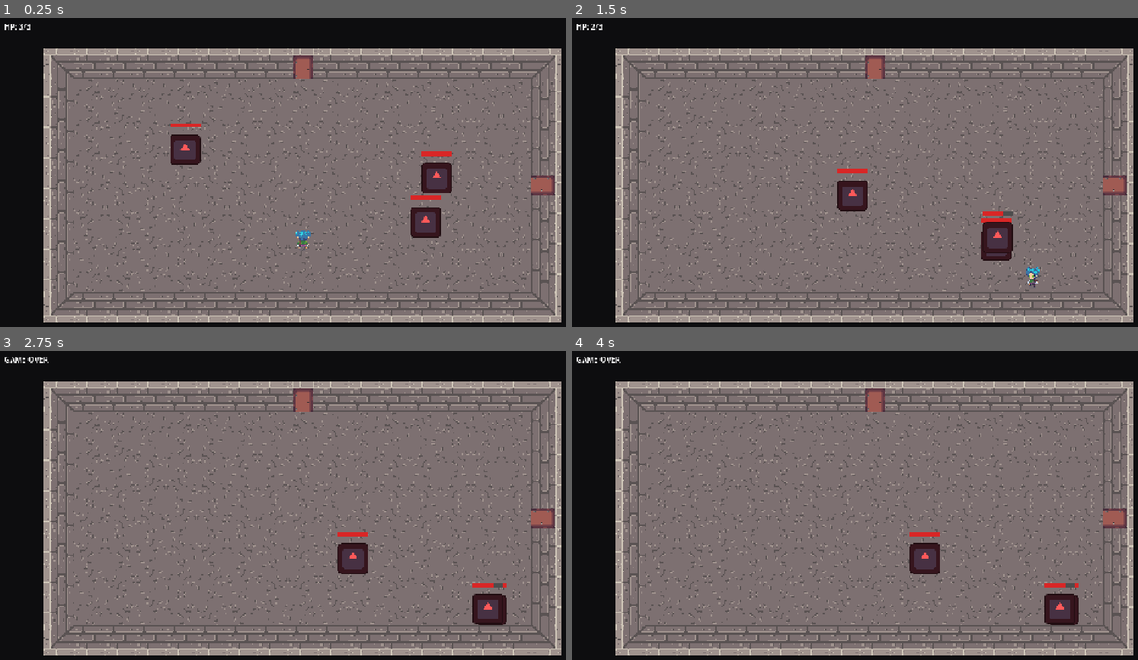
Above: before the commit, frames 1-4 (two rows, left to right).
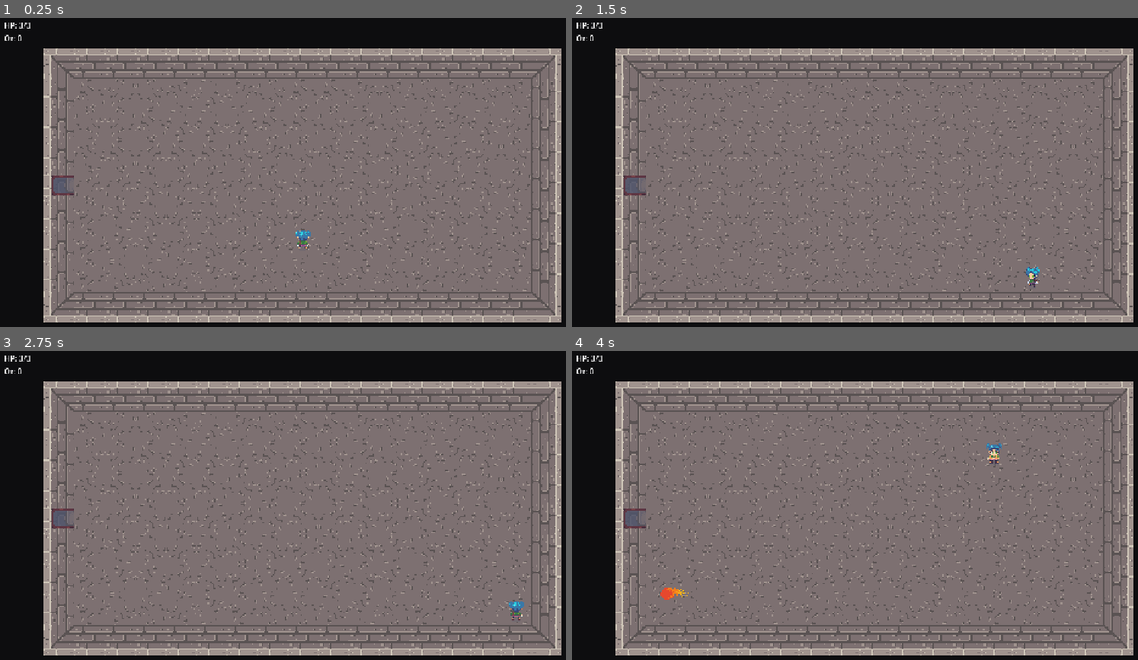
Above: after the commit, the same moments.

Repository: Elehos/the-happiness-of-bouboules
Game: Godot game, scene res://scenes/main/main.tscn
Same seed, same stepped clock (60 frames per second), same inputs: the game is played once before the commit and once after it. The engine's default icon, where the game draws it, is replaced by a stand-in: a white triangle on a blue panel in a dark square.
Inputs (mouse positions are in pixels of both pictures, inside the frame that each line leads up to):
- Up to frame 1 (0.25 s): no input
- Up to frame 2 (1.5 s): tap Enter at 0.5 s; move the mouse to (1007, 169) at 0.52 s; hold D (move_right) 0.53-1.28 s; click (1007, 169) at 0.67 s; move the mouse to (753, 203) at 1.27 s; hold S (move_down) from 1.28 s (still down)
- Up to frame 3 (2.75 s): move the mouse to (362, 443) at 2.02 s; release S (move_down) at 2.03 s; hold D (move_right) from 2.03 s (still down)
- Up to frame 4 (4 s): tap Space at 2.75 s; move the mouse to (843, 585) at 2.77 s; release D (move_right) at 2.78 s; hold W (move_up) 2.78-3.53 s; click (843, 585) at 2.92 s; move the mouse to (1058, 570) at 3.52 s; hold A (move_left) from 3.53 s (still down)

The runs differ from the first frame. In frame 1, 9.9% of the frame differs, in the area x 0-100%, y 1-89%; in frame 2, 9.6%; in frame 3, 9.7%; in frame 4, 9.8%.

Commit message:
Add multi-room floor system, gold loot, and coin persistence
- Generate a connected floor of rooms (FloorGenerator) with a single
  persistent player moving between them instead of one static arena.
- Doors carry a direction, lock while their room has live enemies, and
  gate crossings behind a brief per-player cooldown so walking straight
  across a small cleared room can't carry the player out the far door.
- Seed each room's RNG from its coordinate so revisiting reproduces the
  same floor pattern and (while uncleared) the same enemies.
- Fix wall colliders leaving a real gap at each door slot instead of
  sealing the whole side.
- Add gold pickups (50% enemy drop chance) with a HUD counter; coins
  left uncollected in a room are saved and respawn on return.
- Fix contact damage only triggering once instead of every second while
  touching an enemy.

Diff:
--- a/the-happiness-of-bouboules/scenes/enemies/basic_enemy.gd
+++ b/the-happiness-of-bouboules/scenes/enemies/basic_enemy.gd
@@ -2,6 +2,9 @@
 
 const SPEED := 90.0
 const MAX_HEALTH := 3
+const COIN_DROP_CHANCE := 0.5
+
+const CoinScene := preload("res://scenes/items/coin.tscn")
 
 signal died
 
@@ -25,7 +28,15 @@
 func take_damage(amount: int) -> void:
 	health -= amount
 	if health <= 0:
+		_drop_loot()
 		died.emit()
 		queue_free()
 		return
 	health_bar.set_health(health, MAX_HEALTH)
+
+
+func _drop_loot() -> void:
+	if randf() < COIN_DROP_CHANCE:
+		var coin: Node2D = CoinScene.instantiate()
+		get_parent().add_child(coin)
+		coin.global_position = global_position
--- a/the-happiness-of-bouboules/scenes/environment/door.gd
+++ b/the-happiness-of-bouboules/scenes/environment/door.gd
@@ -3,14 +3,20 @@
 const CLOSED_TEXTURE := preload("res://assets/tileset/porte.png")
 const OPEN_TEXTURE := preload("res://assets/tileset/porte ouvert.png")
 
+signal player_passed(direction: Vector2i)
+
 var is_open := false
+var direction := Vector2i.ZERO
+var passed := false
 
 @onready var sprite: Sprite2D = $Sprite2D
 @onready var collision_shape: CollisionShape2D = $CollisionShape2D
+@onready var pass_area: Area2D = $PassArea
 
 
 func _ready() -> void:
 	sprite.texture = CLOSED_TEXTURE
+	pass_area.body_entered.connect(_on_pass_area_body_entered)
 
 
 func open() -> void:
@@ -27,3 +33,23 @@
 	is_open = false
 	sprite.texture = CLOSED_TEXTURE
 	collision_shape.set_deferred("disabled", false)
+
+
+func _on_pass_area_body_entered(body: Node) -> void:
+	# The room swap that follows (reparenting the player, freeing the old
+	# room) mutates the scene tree; doing that from inside this physics
+	# callback corrupts the physics step, so defer the signal past it. The
+	# reparenting also seems to make the physics server re-report the same
+	# overlap several times in one step, so latch after the first pass to
+	# avoid queuing several room swaps for a single crossing.
+	if passed or not is_open or not body.is_in_group("player"):
+		return
+	# The player just arrived in this room and is still on their door
+	# cooldown: don't consume this door's one-shot latch for what is really
+	# still the entry crossing settling down (e.g. every door in a cleared
+	# room is open, so walking straight in could otherwise carry them
+	# straight out the far side).
+	if body.door_cooldown_left > 0.0:
+		return
+	passed = true
+	call_deferred("emit_signal", "player_passed", direction)
--- a/the-happiness-of-bouboules/scenes/environment/door.tscn
+++ b/the-happiness-of-bouboules/scenes/environment/door.tscn
@@ -13,3 +13,10 @@
 
 [node name="CollisionShape2D" type="CollisionShape2D" parent="."]
 shape = SubResource("RectangleShape2D_door")
+
+[node name="PassArea" type="Area2D" parent="."]
+collision_layer = 0
+collision_mask = 2
+
+[node name="CollisionShape2D" type="CollisionShape2D" parent="PassArea"]
+shape = SubResource("RectangleShape2D_door")
--- /dev/null
+++ b/the-happiness-of-bouboules/scenes/items/coin.gd
@@ -0,0 +1,13 @@
+extends Area2D
+
+const VALUE := 1
+
+
+func _ready() -> void:
+	body_entered.connect(_on_body_entered)
+
+
+func _on_body_entered(body: Node) -> void:
+	if body.is_in_group("player") and body.has_method("add_gold"):
+		body.add_gold(VALUE)
+		queue_free()
--- /dev/null
+++ b/the-happiness-of-bouboules/scenes/items/coin.tscn
@@ -0,0 +1,18 @@
+[gd_scene load_steps=3 format=3]
+
+[ext_resource type="Script" path="res://scenes/items/coin.gd" id="1"]
+[ext_resource type="Texture2D" path="res://assets/rewards/coin.png" id="2"]
+
+[sub_resource type="CircleShape2D" id="CircleShape2D_coin"]
+radius = 10.0
+
+[node name="Coin" type="Area2D" groups=["coins"]]
+collision_layer = 0
+collision_mask = 2
+script = ExtResource("1")
+
+[node name="Sprite2D" type="Sprite2D" parent="."]
+texture = ExtResource("2")
+
+[node name="CollisionShape2D" type="CollisionShape2D" parent="."]
+shape = SubResource("CircleShape2D_coin")
--- a/the-happiness-of-bouboules/scenes/main/arena.gd
+++ b/the-happiness-of-bouboules/scenes/main/arena.gd
@@ -2,13 +2,12 @@
 
 const BasicEnemyScene := preload("res://scenes/enemies/basic_enemy.tscn")
 const DoorScene := preload("res://scenes/environment/door.tscn")
+const CoinScene := preload("res://scenes/items/coin.tscn")
 
 const MIN_ENEMIES := 1
 const MAX_ENEMIES := 3
 
-# Chance for a door to appear at each cardinal point; at least one door is
-# always placed so the room is never fully sealed.
-const DOOR_CHANCE := 0.5
+const ENTRY_BUFFER := 56.0
 
 const TILE_SIZE := 32
 const ROOM_WIDTH_TILES := 15
@@ -27,14 +26,22 @@
 const FLIP_V := 8192
 const TRANSPOSE := 16384
 
-@onready var player: Node2D = $Player
 @onready var camera: Camera2D = $Camera2D
 @onready var floor_layer: TileMapLayer = $FloorLayer
 @onready var walls_layer: TileMapLayer = $WallsLayer
 @onready var walls_body: StaticBody2D = $Walls
 
-var doors: Array[Node] = []
+signal door_passed(direction: Vector2i)
+
+var player: Node2D
+var doors: Dictionary = {}  # Vector2i direction -> Door node
 var enemies_alive := 0
+var cleared := false
+
+# Seeded per room coordinate so revisiting a room reproduces the exact same
+# floor pattern and (while uncleared) the same enemies, instead of the room
+# looking "regenerated" every time it's reloaded.
+var rng := RandomNumberGenerator.new()
 
 # Center of the room and half-extent of its floor, in Arena-local pixels.
 # Computed from the tile grid so an odd tile count still centers correctly.
@@ -42,15 +49,35 @@
 var room_half_size := Vector2.ZERO
 
 
-func _ready() -> void:
+# Called by Main right after instancing this room. player_ref is the single,
+# persistent Player instance that moves from room to room; entry_direction
+# says which door it should appear next to (Vector2i.ZERO for the start room).
+func configure(coord: Vector2i, door_directions: Array, is_cleared: bool, player_ref: Node2D, entry_direction: Vector2i, coin_positions: Array = []) -> void:
+	player = player_ref
+	cleared = is_cleared
+	rng.seed = coord.x * 92821 + coord.y * 68917
+
+	if player.is_inside_tree():
+		player.reparent(self, false)
+	else:
+		add_child(player)
+
 	var origin := _build_room()
 	_position_room(origin)
-	_spawn_doors(origin)
-
-	var enemy_count := randi_range(MIN_ENEMIES, MAX_ENEMIES)
-	enemies_alive = enemy_count
-	for i in enemy_count:
-		_spawn_enemy()
+	_spawn_doors(origin, door_directions)
+	_build_wall_colliders(origin, door_directions)
+	_place_player(entry_direction)
+
+	for coin_position in coin_positions:
+		_spawn_coin(coin_position)
+
+	if cleared:
+		_open_doors()
+	else:
+		var enemy_count := rng.randi_range(MIN_ENEMIES, MAX_ENEMIES)
+		enemies_alive = enemy_count
+		for i in enemy_count:
+			_spawn_enemy()
 
 
 func _build_room() -> Vector2i:
@@ -80,11 +107,11 @@
 	# The floor tile has no "up" direction, so any of the 8 flip/rotation
 	# combinations looks fine; this just breaks up the visible repetition.
 	var transform := 0
-	if randf() < 0.5:
+	if rng.randf() < 0.5:
 		transform |= FLIP_H
-	if randf() < 0.5:
+	if rng.randf() < 0.5:
 		transform |= FLIP_V
-	if randf() < 0.5:
+	if rng.randf() < 0.5:
 		transform |= TRANSPOSE
 	return transform
 
@@ -97,35 +124,73 @@
 	room_half_size = Vector2(ROOM_WIDTH_TILES, ROOM_HEIGHT_TILES) * TILE_SIZE / 2.0
 
 	camera.position = room_center
-	player.position = room_center + Vector2(0.0, room_half_size.y * 0.5)
-
-	_build_wall_colliders()
-
-
-func _build_wall_colliders() -> void:
+
+
+func _place_player(entry_direction: Vector2i) -> void:
+	var pos := room_center
+	if entry_direction == Vector2i(0, -1):
+		pos += Vector2(0.0, -room_half_size.y + ENTRY_BUFFER)
+	elif entry_direction == Vector2i(0, 1):
+		pos += Vector2(0.0, room_half_size.y - ENTRY_BUFFER)
+	elif entry_direction == Vector2i(-1, 0):
+		pos += Vector2(-room_half_size.x + ENTRY_BUFFER, 0.0)
+	elif entry_direction == Vector2i(1, 0):
+		pos += Vector2(room_half_size.x - ENTRY_BUFFER, 0.0)
+	else:
+		pos += Vector2(0.0, room_half_size.y * 0.5)
+	player.position = pos
+	player.door_cooldown_left = player.DOOR_COOLDOWN
+
+
+func _build_wall_colliders(origin: Vector2i, door_directions: Array) -> void:
 	var half_x := room_half_size.x
 	var half_y := room_half_size.y
 	var half_tile := TILE_SIZE / 2.0
+	var configs := _door_configs(origin)
+
+	# World-space center of each door slot, if that side has one, so the
+	# wall collider on that side can leave a gap there instead of sealing it.
+	var door_centers := {}
+	for direction in door_directions:
+		var cell: Vector2i = configs[direction]["cell"]
+		door_centers[direction] = Vector2((cell.x + 0.5) * TILE_SIZE, (cell.y + 0.5) * TILE_SIZE)
 
 	# Top/bottom colliders span the full outer width (including corners);
 	# left/right only span the inner height between them. Same layout as
 	# the wall tiles themselves, just as plain rectangles.
-	_add_wall_collider(
-		room_center + Vector2(0.0, -half_y - half_tile),
-		Vector2(half_x * 2.0 + TILE_SIZE * 2.0, TILE_SIZE)
-	)
-	_add_wall_collider(
-		room_center + Vector2(0.0, half_y + half_tile),
-		Vector2(half_x * 2.0 + TILE_SIZE * 2.0, TILE_SIZE)
-	)
-	_add_wall_collider(
-		room_center + Vector2(-half_x - half_tile, 0.0),
-		Vector2(TILE_SIZE, half_y * 2.0)
-	)
-	_add_wall_collider(
-		room_center + Vector2(half_x + half_tile, 0.0),
-		Vector2(TILE_SIZE, half_y * 2.0)
-	)
+	_add_horizontal_wall(room_center.y - half_y - half_tile, half_x, door_centers.get(Vector2i(0, -1)))
+	_add_horizontal_wall(room_center.y + half_y + half_tile, half_x, door_centers.get(Vector2i(0, 1)))
+	_add_vertical_wall(room_center.x - half_x - half_tile, half_y, door_centers.get(Vector2i(-1, 0)))
+	_add_vertical_wall(room_center.x + half_x + half_tile, half_y, door_centers.get(Vector2i(1, 0)))
+
+
+func _add_horizontal_wall(y: float, half_x: float, door_center) -> void:
+	var full_half_width := half_x + TILE_SIZE
+	if door_center == null:
+		_add_wall_collider(Vector2(room_center.x, y), Vector2(full_half_width * 2.0, TILE_SIZE))
+		return
+
+	var gap_half := TILE_SIZE / 2.0
+	var left_edge := room_center.x - full_half_width
+	var right_edge := room_center.x + full_half_width
+	var left_width: float = door_center.x - gap_half - left_edge
+	var right_width: float = right_edge - (door_center.x + gap_half)
+	_add_wall_collider(Vector2(left_edge + left_width / 2.0, y), Vector2(left_width, TILE_SIZE))
+	_add_wall_collider(Vector2(right_edge - right_width / 2.0, y), Vector2(right_width, TILE_SIZE))
+
+
+func _add_vertical_wall(x: float, half_y: float, door_center) -> void:
+	if door_center == null:
+		_add_wall_collider(Vector2(x, room_center.y), Vector2(TILE_SIZE, half_y * 2.0))
+		return
+
+	var gap_half := TILE_SIZE / 2.0
+	var top_edge := room_center.y - half_y
+	var bottom_edge := room_center.y + half_y
+	var top_height: float = door_center.y - gap_half - top_edge
+	var bottom_height: float = bottom_edge - (door_center.y + gap_half)
+	_add_wall_collider(Vector2(x, top_edge + top_height / 2.0), Vector2(TILE_SIZE, top_height))
+	_add_wall_collider(Vector2(x, bottom_edge - bottom_height / 2.0), Vector2(TILE_SIZE, bottom_height))
 
 
 func _add_wall_collider(local_position: Vector2, size: Vector2) -> void:
@@ -137,37 +202,38 @@
 	walls_body.add_child(collision)
 
 
-func _spawn_doors(origin: Vector2i) -> void:
+func _door_configs(origin: Vector2i) -> Dictionary:
 	# One slot at the middle of each side; matches where a straight wall
-	# tile would otherwise sit, so the door drops in place of it.
-	var cells := [
-		origin + Vector2i(ROOM_WIDTH_TILES / 2, -1),                # top
-		origin + Vector2i(ROOM_WIDTH_TILES / 2, ROOM_HEIGHT_TILES), # bottom
-		origin + Vector2i(-1, ROOM_HEIGHT_TILES / 2),               # left
-		origin + Vector2i(ROOM_WIDTH_TILES, ROOM_HEIGHT_TILES / 2), # right
-	]
-	# Top/right were correct; bottom and left face the opposite way, so they
-	# need the mirrored rotation instead of reusing top/right's.
-	var rotations := [0.0, PI, -PI / 2.0, PI / 2.0]
-
-	var order := range(cells.size())
-	order.shuffle()
-
-	var placed := 0
-	for i in order.size():
-		var index: int = order[i]
-		var is_last_chance := i == order.size() - 1
-		if randf() < DOOR_CHANCE or (placed == 0 and is_last_chance):
-			_spawn_door(cells[index], rotations[index])
-			placed += 1
-
-
-func _spawn_door(cell: Vector2i, door_rotation: float) -> void:
+	# tile would otherwise sit, so the door drops in place of it. Top/right
+	# use rotation 0/PI-2; bottom/left face the opposite way and need the
+	# mirrored rotation instead of reusing top/right's.
+	return {
+		Vector2i(0, -1): {"cell": origin + Vector2i(ROOM_WIDTH_TILES / 2, -1), "rotation": 0.0},
+		Vector2i(0, 1): {"cell": origin + Vector2i(ROOM_WIDTH_TILES / 2, ROOM_HEIGHT_TILES), "rotation": PI},
+		Vector2i(-1, 0): {"cell": origin + Vector2i(-1, ROOM_HEIGHT_TILES / 2), "rotation": -PI / 2.0},
+		Vector2i(1, 0): {"cell": origin + Vector2i(ROOM_WIDTH_TILES, ROOM_HEIGHT_TILES / 2), "rotation": PI / 2.0},
+	}
+
+
+func _spawn_doors(origin: Vector2i, door_directions: Array) -> void:
+	var configs := _door_configs(origin)
+	for direction in door_directions:
+		var config: Dictionary = configs[direction]
+		_spawn_door(direction, config["cell"], config["rotation"])
+
+
+func _spawn_door(direction: Vector2i, cell: Vector2i, door_rotation: float) -> void:
 	var door: Node2D = DoorScene.instantiate()
 	add_child(door)
 	door.position = Vector2((cell.x + 0.5) * TILE_SIZE, (cell.y + 0.5) * TILE_SIZE)
 	door.rotation = door_rotation
-	doors.append(door)
+	door.direction = direction
+	door.player_passed.connect(_on_door_passed)
+	doors[direction] = door
+
+
+func _on_door_passed(direction: Vector2i) -> void:
+	door_passed.emit(direction)
 
 
 func _spawn_enemy() -> void:
@@ -180,11 +246,28 @@
 func _on_enemy_died() -> void:
 	enemies_alive -= 1
 	if enemies_alive <= 0:
+		cleared = true
 		_open_doors()
 
 
+func _spawn_coin(position: Vector2) -> void:
+	var coin: Node2D = CoinScene.instantiate()
+	add_child(coin)
+	coin.position = position
+
+
+# Read by Main before this room is torn down, so any coins the player left
+# behind can be respawned at the same spot next time this room is loaded.
+func get_coin_positions() -> Array:
+	var positions := []
+	for child in get_children():
+		if child.is_in_group("coins"):
+			positions.append(child.position)
+	return positions
+
+
 func _open_doors() -> void:
-	for door in doors:
+	for door in doors.values():
 		if is_instance_valid(door):
 			door.open()
 
@@ -194,8 +277,8 @@
 	var attempts := 0
 	while attempts < 20:
 		pos = room_center + Vector2(
-			randf_range(-room_half_size.x + SPAWN_MARGIN, room_half_size.x - SPAWN_MARGIN),
-			randf_range(-room_half_size.y + SPAWN_MARGIN, room_half_size.y - SPAWN_MARGIN)
+			rng.randf_range(-room_half_size.x + SPAWN_MARGIN, room_half_size.x - SPAWN_MARGIN),
+			rng.randf_range(-room_half_size.y + SPAWN_MARGIN, room_half_size.y - SPAWN_MARGIN)
 		)
 		if pos.distance_to(player.global_position) >= MIN_DISTANCE_FROM_PLAYER:
 			break
--- a/the-happiness-of-bouboules/scenes/main/arena.tscn
+++ b/the-happiness-of-bouboules/scenes/main/arena.tscn
@@ -1,7 +1,6 @@
-[gd_scene load_steps=4 format=3]
+[gd_scene load_steps=3 format=3]
 
 [ext_resource type="Script" path="res://scenes/main/arena.gd" id="1"]
-[ext_resource type="PackedScene" path="res://scenes/player/player.tscn" id="2"]
 [ext_resource type="TileSet" path="res://assets/tileset/room_tileset.tres" id="3"]
 
 [node name="Arena" type="Node2D"]
@@ -26,5 +25,3 @@
 
 [node name="Walls" type="StaticBody2D" parent="."]
 collision_layer = 1
-
-[node name="Player" parent="." instance=ExtResource("2")]
--- /dev/null
+++ b/the-happiness-of-bouboules/scenes/main/floor_generator.gd
@@ -0,0 +1,27 @@
+class_name FloorGenerator
+extends RefCounted
+
+const DIRECTIONS: Array[Vector2i] = [Vector2i(0, -1), Vector2i(0, 1), Vector2i(-1, 0), Vector2i(1, 0)]
+
+
+# Random walk from the start room: each new room branches off an existing one
+# in a random direction, so the layout is a simple connected tree.
+static func generate(room_count: int) -> Dictionary:
+	var rooms := {Vector2i.ZERO: {"doors": {}, "cleared": true}}
+	var frontier: Array[Vector2i] = [Vector2i.ZERO]
+	var attempts := 0
+
+	while rooms.size() < room_count and attempts < room_count * 20:
+		attempts += 1
+		var from: Vector2i = frontier[randi() % frontier.size()]
+		var dir: Vector2i = DIRECTIONS[randi() % DIRECTIONS.size()]
+		var to: Vector2i = from + dir
+		if rooms.has(to):
+			continue
+
+		rooms[to] = {"doors": {}, "cleared": false}
+		rooms[from]["doors"][dir] = true
+		rooms[to]["doors"][-dir] = true
+		frontier.append(to)
+
+	return rooms
--- a/the-happiness-of-bouboules/scenes/main/main.gd
+++ b/the-happiness-of-bouboules/scenes/main/main.gd
@@ -1,13 +1,50 @@
 extends Node2D
 
-@onready var player: CharacterBody2D = $Arena/Player
+const PlayerScene := preload("res://scenes/player/player.tscn")
+const ArenaScene := preload("res://scenes/main/arena.tscn")
+const ROOM_COUNT := 6
+
+@onready var room_holder: Node2D = $RoomHolder
 @onready var hud: CanvasLayer = $HUD
+
+var player: CharacterBody2D
+var floor_layout: Dictionary
+var current_coord := Vector2i.ZERO
+var current_room: Node2D
 
 
 func _ready() -> void:
+	player = PlayerScene.instantiate()
 	player.health_changed.connect(hud.set_health)
+	player.gold_changed.connect(hud.set_gold)
 	player.died.connect(_on_player_died)
 	hud.set_health(player.health, player.MAX_HEALTH)
+	hud.set_gold(player.gold)
+
+	floor_layout = FloorGenerator.generate(ROOM_COUNT)
+	_load_room(Vector2i.ZERO, Vector2i.ZERO)
+
+
+func _load_room(coord: Vector2i, entry_direction: Vector2i) -> void:
+	var previous_room := current_room
+	var room_data: Dictionary = floor_layout[coord]
+
+	var room: Node2D = ArenaScene.instantiate()
+	room_holder.add_child(room)
+	room.door_passed.connect(_on_door_passed)
+	room.configure(coord, room_data["doors"].keys(), room_data["cleared"], player, entry_direction, room_data.get("coins", []))
+
+	current_coord = coord
+	current_room = room
+
+	if previous_room:
+		previous_room.queue_free()
+
+
+func _on_door_passed(direction: Vector2i) -> void:
+	floor_layout[current_coord]["cleared"] = current_room.cleared
+	floor_layout[current_coord]["coins"] = current_room.get_coin_positions()
+	_load_room(current_coord + direction, -direction)
 
 
 func _on_player_died() -> void:
--- a/the-happiness-of-bouboules/scenes/main/main.tscn
+++ b/the-happiness-of-bouboules/scenes/main/main.tscn
@@ -1,12 +1,11 @@
-[gd_scene load_steps=4 format=3]
+[gd_scene load_steps=3 format=3]
 
 [ext_resource type="Script" path="res://scenes/main/main.gd" id="1"]
-[ext_resource type="PackedScene" path="res://scenes/main/arena.tscn" id="2"]
 [ext_resource type="PackedScene" path="res://scenes/ui/hud.tscn" id="3"]
 
 [node name="Main" type="Node2D"]
 script = ExtResource("1")
 
-[node name="Arena" parent="." instance=ExtResource("2")]
+[node name="RoomHolder" type="Node2D" parent="."]
 
 [node name="HUD" parent="." instance=ExtResource("3")]
--- a/the-happiness-of-bouboules/scenes/player/player.gd
+++ b/the-happiness-of-bouboules/scenes/player/player.gd
@@ -2,31 +2,39 @@
 
 const SPEED := 220.0
 const SHOOT_COOLDOWN := 0.25
-const INVINCIBILITY_TIME := 0.5
+const INVINCIBILITY_TIME := 1.0
 const MAX_HEALTH := 3
+
+# Grace period after entering a room (set by Arena) during which doors
+# ignore this player, so briskly walking across a small cleared room (every
+# door in it is open at once) can't carry them straight out the far side
+# before they've registered they changed rooms.
+const DOOR_COOLDOWN := 0.2
 
 const TearScene := preload("res://scenes/projectiles/tear.tscn")
 
 signal health_changed(current: int, max_health: int)
+signal gold_changed(amount: int)
 signal died
 
 var health := MAX_HEALTH
+var gold := 0
 var shoot_cooldown_left := 0.0
 var invincible_left := 0.0
+var door_cooldown_left := 0.0
 
 @onready var hurt_area: Area2D = $HurtArea
 @onready var sprite: Sprite2D = $Sprite2D
-
-
-func _ready() -> void:
-	hurt_area.body_entered.connect(_on_hurt_area_body_entered)
 
 
 func _physics_process(delta: float) -> void:
 	_handle_movement()
 	_handle_shooting(delta)
 	_handle_invincibility(delta)
+	_handle_contact_damage()
 	_update_facing()
+	if door_cooldown_left > 0.0:
+		door_cooldown_left -= delta
 
 
 func _update_facing() -> void:
@@ -73,11 +81,18 @@
 	modulate.a = 0.5 if int(invincible_left * 10) % 2 == 0 else 1.0
 
 
-func _on_hurt_area_body_entered(body: Node) -> void:
+func _handle_contact_damage() -> void:
 	if invincible_left > 0.0:
 		return
-	if body.is_in_group("enemies"):
-		take_damage(1)
+	for body in hurt_area.get_overlapping_bodies():
+		if body.is_in_group("enemies"):
+			take_damage(1)
+			break
+
+
+func add_gold(amount: int) -> void:
+	gold += amount
+	gold_changed.emit(gold)
 
 
 func take_damage(amount: int) -> void:
--- a/the-happiness-of-bouboules/scenes/ui/hud.gd
+++ b/the-happiness-of-bouboules/scenes/ui/hud.gd
@@ -1,11 +1,16 @@
 extends CanvasLayer
 
-@onready var health_label: Label = $MarginContainer/HealthLabel
+@onready var health_label: Label = $MarginContainer/VBoxContainer/HealthLabel
+@onready var gold_label: Label = $MarginContainer/VBoxContainer/GoldLabel
 
 
 func set_health(current: int, max_health: int) -> void:
 	health_label.text = "HP: %d/%d" % [current, max_health]
 
 
+func set_gold(amount: int) -> void:
+	gold_label.text = "Or: %d" % amount
+
+
 func show_game_over() -> void:
 	health_label.text = "GAME OVER"
--- a/the-happiness-of-bouboules/scenes/ui/hud.tscn
+++ b/the-happiness-of-bouboules/scenes/ui/hud.tscn
@@ -7,10 +7,17 @@
 
 [node name="MarginContainer" type="MarginContainer" parent="."]
 offset_right = 200.0
-offset_bottom = 40.0
+offset_bottom = 60.0
 theme_override_constants/margin_left = 12
 theme_override_constants/margin_top = 12
 
-[node name="HealthLabel" type="Label" parent="MarginContainer"]
+[node name="VBoxContainer" type="VBoxContainer" parent="MarginContainer"]
+layout_mode = 2
+
+[node name="HealthLabel" type="Label" parent="MarginContainer/VBoxContainer"]
 layout_mode = 2
 text = "HP: 3/3"
+
+[node name="GoldLabel" type="Label" parent="MarginContainer/VBoxContainer"]
+layout_mode = 2
+text = "Or: 0"
Binary file added: the-happiness-of-bouboules/assets/rewards/coin.png
Not shown, added: the-happiness-of-bouboules/assets/rewards/coin.png.import
Not shown, added: the-happiness-of-bouboules/scenes/items/coin.gd.uid
Not shown, added: the-happiness-of-bouboules/scenes/main/floor_generator.gd.uid
